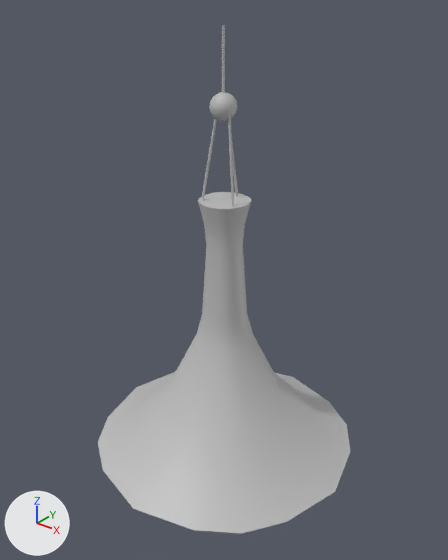
The FBX model Assets/Models/Vasos/vaso1.fbx, before and after one commit.
Both versions are drawn from a camera (50 mm lens) standing at (0.612, -0.767, 0.94) and looking at (-0.008, 0.007, 0.46). Lighting does not change. The marker at lower left points along +X, +Y and +Z. Where no turn or scale is listed for an object, it has been applied to the vertices.
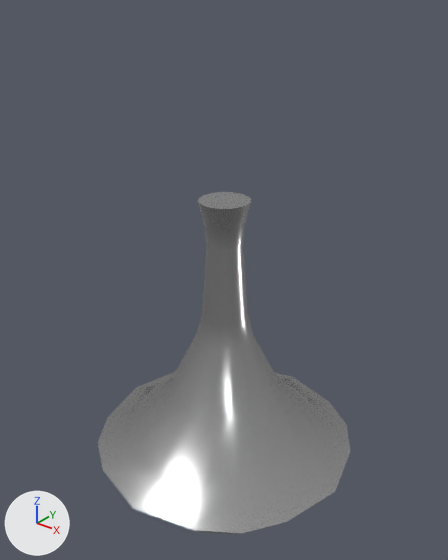
The newer file is also turned or shifted as a whole; pictures and numbers use the older file's frame.

Location of each change, [x1, y1, x2, y2] in pixels of the pictures (448 x 560 px):
```json
{"object": "polySurface2", "change": "recoloured", "before": [98, 192, 350, 535], "after": [98, 192, 350, 535]}
{"object": "polySurface35", "change": "deleted", "before": [209, 92, 238, 121]}
{"object": "polySurface32", "change": "deleted", "before": [228, 115, 234, 207]}
{"object": "polySurface34", "change": "deleted", "before": [201, 118, 217, 200]}
{"object": "polySurface31", "change": "deleted", "before": [222, 25, 225, 93]}
{"object": "polySurface33", "change": "deleted", "before": [227, 121, 238, 196]}
```

The change, as JSON lines over the scene's bpy script:
```json
{"op": "add", "block": "mat_aistandardsurface1", "code": ["mat_aistandardsurface1 = principled_material('aiStandardSurface1')", "mat_aistandardsurface1.base_color = (0.5, 0.5, 0.5)  # grey #bcbcbc", "mat_aistandardsurface1.metallic = 1.0", "mat_aistandardsurface1.roughness = 0.25"]}
{"block": "me_mesh", "where": "me_mesh.from_pydata(...)  # 202 vertices, 200 faces; spans x -0.25..0.25, y -0.25..0.25, z -0.305..0.305"}
{"op": "remove", "block": "me_mesh", "code": "me_mesh.materials.append(mat_lambert1)  # grey #bcbcbc"}
{"op": "add", "block": "me_mesh", "code": "me_mesh.materials.append(mat_aistandardsurface1)  # grey #bcbcbc"}
{"op": "remove", "block": "ob_polysurface32", "code": ["ob_polysurface32 = bpy.data.objects.new('polySurface32', me_mesh_002)", "ob_polysurface32.location = (0.0, 0.0, 0.0)"]}
{"op": "remove", "block": "ob_polysurface31", "code": ["ob_polysurface31 = bpy.data.objects.new('polySurface31', me_mesh_001)", "ob_polysurface31.location = (0.0, 0.0, 0.0)"]}
{"op": "remove", "block": "ob_polysurface34", "code": ["ob_polysurface34 = bpy.data.objects.new('polySurface34', me_mesh_004)", "ob_polysurface34.location = (0.0, 0.0, 0.0)"]}
{"op": "remove", "block": "ob_polysurface33", "code": ["ob_polysurface33 = bpy.data.objects.new('polySurface33', me_mesh_003)", "ob_polysurface33.location = (0.0, 0.0, 0.0)"]}
{"op": "remove", "block": "ob_polysurface35", "code": ["ob_polysurface35 = bpy.data.objects.new('polySurface35', me_mesh_005)", "ob_polysurface35.location = (0.0, 0.0, 0.0)"]}
```
